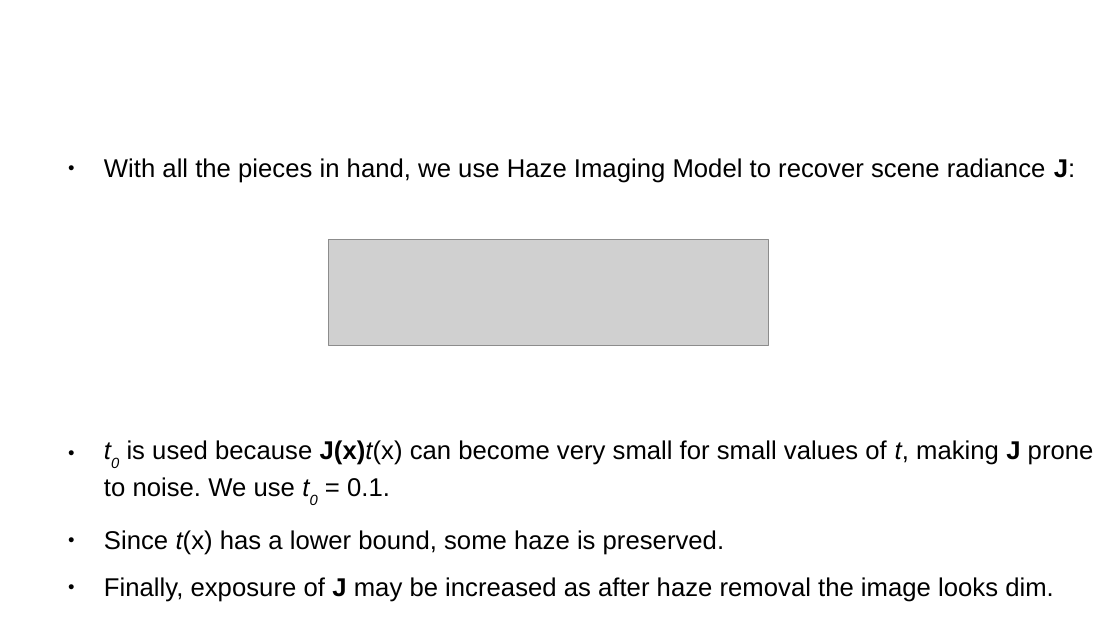
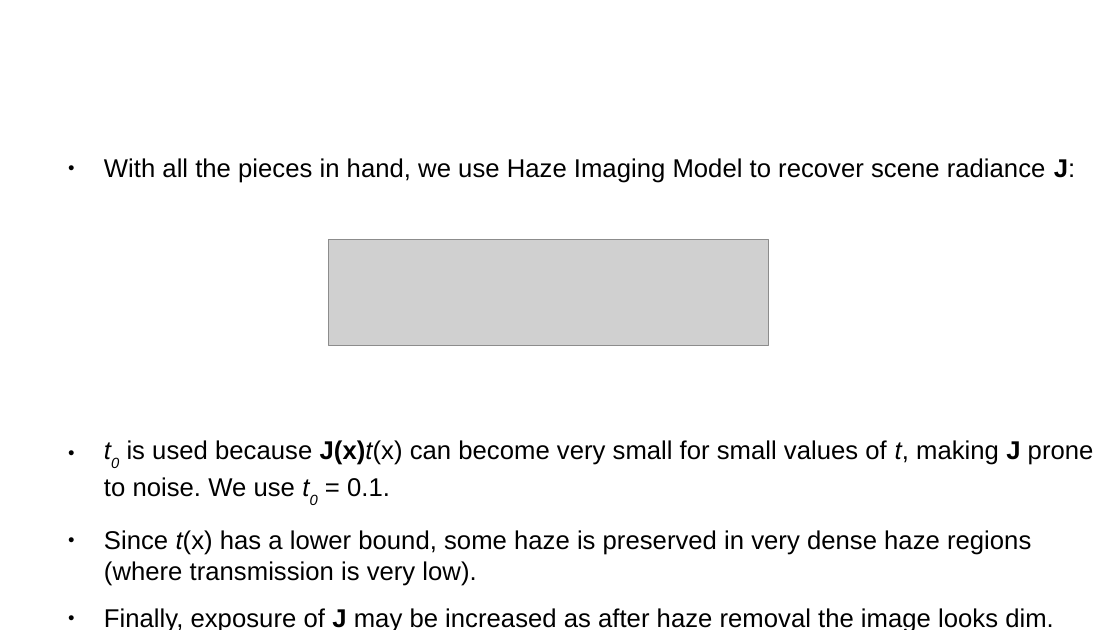
Before and after one commit to divy-kala/Single-Image-Haze-Removal-Using-Dark-Channel-Prior, a slide deck: slide 16 of singleimage.odp. Drawn at 1120x630 pixels with LibreOffice and Linux fonts; fonts in the diff are those of the drawing; grey boxes stand for pictures; background and template pictures are left out. Boxes give left, top, right and bottom in pixels: in the first picture for what was removed or moved away, otherwise in the second. Text is boxed around its words. In the diff, an @@ line names an element or a change of style, - is before the commit and + after.

```diff
--- a/singleimage.odp
+++ b/singleimage.odp
@@ text at box(104, 530, 1031, 586): text changed @@
-● Since t(x) has a lower bound, some haze is preserved.
+● Since t(x) has a lower bound, some haze is preserved in very dense haze regions (where transmission is very low).
```
Also in this commit, not shown: 1 other file.
